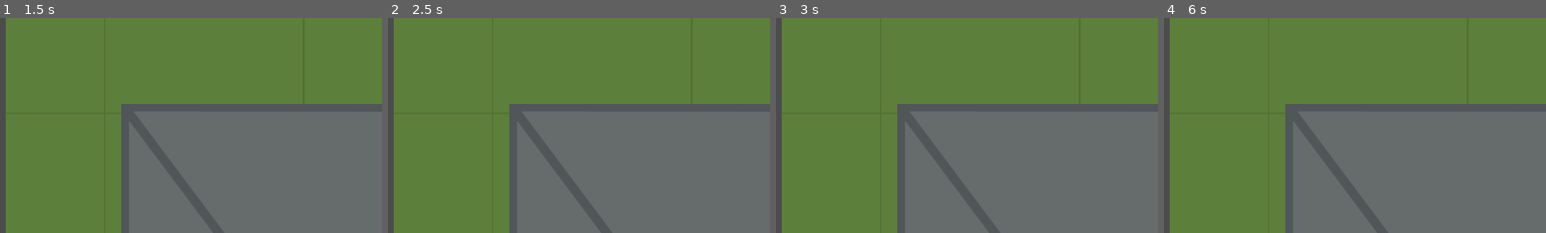
Above: before the commit, frames 1-4 (left to right).
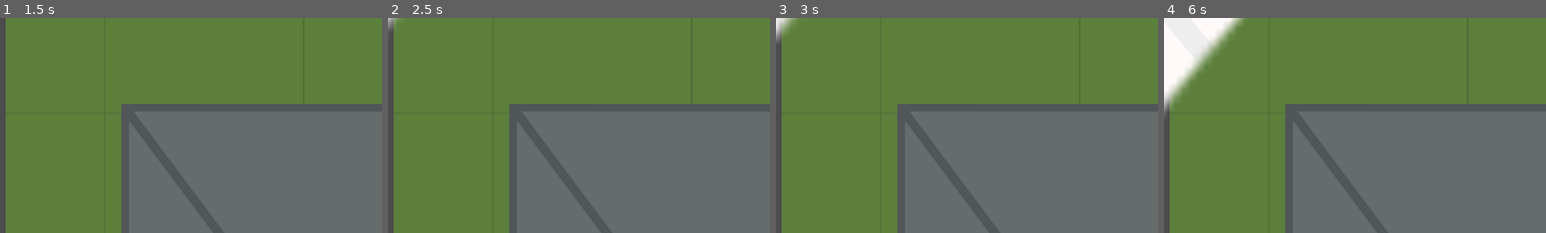
Above: after the commit, the same moments.

Repository: michalbie/Spinningeddon
Game: Godot game, scene res://Maps/BattleRoyaleMap/BattleRoyaleMap.tscn
Two runs of this game, one before a commit and one after it. Both use one fixed random seed, a clock stepped at 60 frames per second and the inputs below. This scene is started directly instead of the project's main scene.
Inputs (mouse positions are % of the whole screen's width and height, from its top left):
- Up to frame 1 (1.5 s): tap Enter at 0.5 s; move the mouse to (72, 45) at 0.52 s; press the mouse at (72, 45) at 0.53 s; tap Space at 1.25 s; move the mouse to (30, 55) at 1.27 s; release the mouse at (30, 55) at 1.28 s; right-click (30, 55) at 1.35 s
- Up to frame 2 (2.5 s): tap Enter at 2 s; move the mouse to (60, 28) at 2.02 s; press the mouse at (60, 28) at 2.03 s
- Up to frame 3 (3 s): move the mouse to (45, 70) at 2.77 s; release the mouse at (45, 70) at 2.78 s; right-click (45, 70) at 2.85 s
- Up to frame 4 (6 s): move the mouse to (80, 65) at 3.52 s; press the mouse at (80, 65) at 3.53 s; move the mouse to (20, 35) at 4.27 s; release the mouse at (20, 35) at 4.28 s; right-click (20, 35) at 4.35 s; move the mouse to (55, 50) at 5.02 s; press the mouse at (55, 50) at 5.03 s; move the mouse to (35, 25) at 5.77 s; release the mouse at (35, 25) at 5.78 s; right-click (35, 25) at 5.85 s
The pictures show only the part of the screen within x 0-50%, y 0-50%; the shares and areas given below are measured in that part.

Frame 1 is identical in both runs. In frame 2, 0.1% of the frame differs, in the area x 0-3%, y 0-6%; in frame 3, 0.3%; in frame 4, 4.8%, in the area x 0-21%, y 0-45%.

Commit message:
Add files via upload

Diff:
--- a/Maps/BattleRoyaleMap/BattleRoyaleMap.tscn
+++ b/Maps/BattleRoyaleMap/BattleRoyaleMap.tscn
@@ -3087,4 +3087,4 @@
 scale = Vector2( 1.682, 1.859 )
 
 [node name="Zone" parent="." instance=ExtResource( 3 )]
-visible = false
+visible = true
